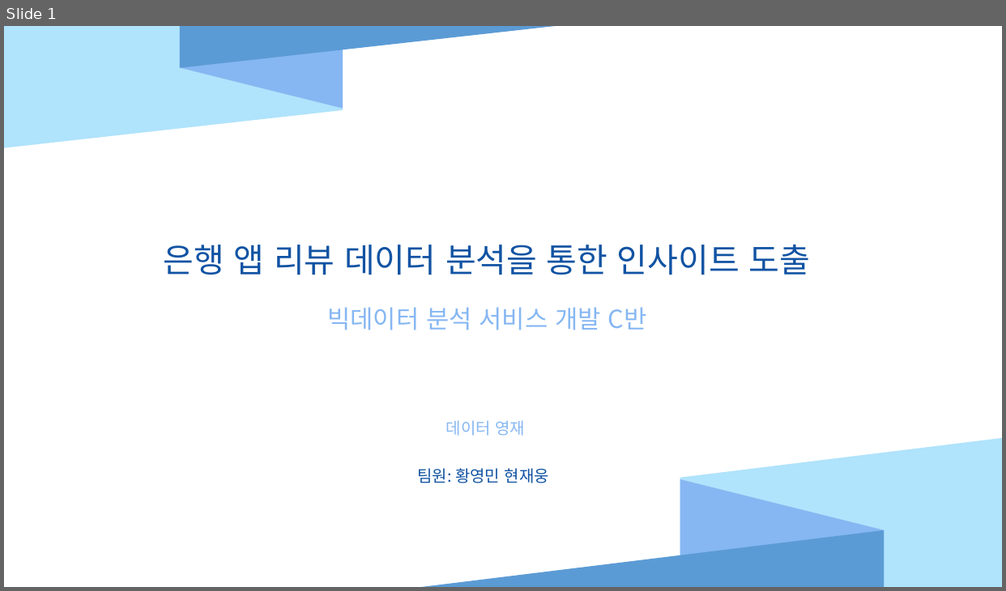
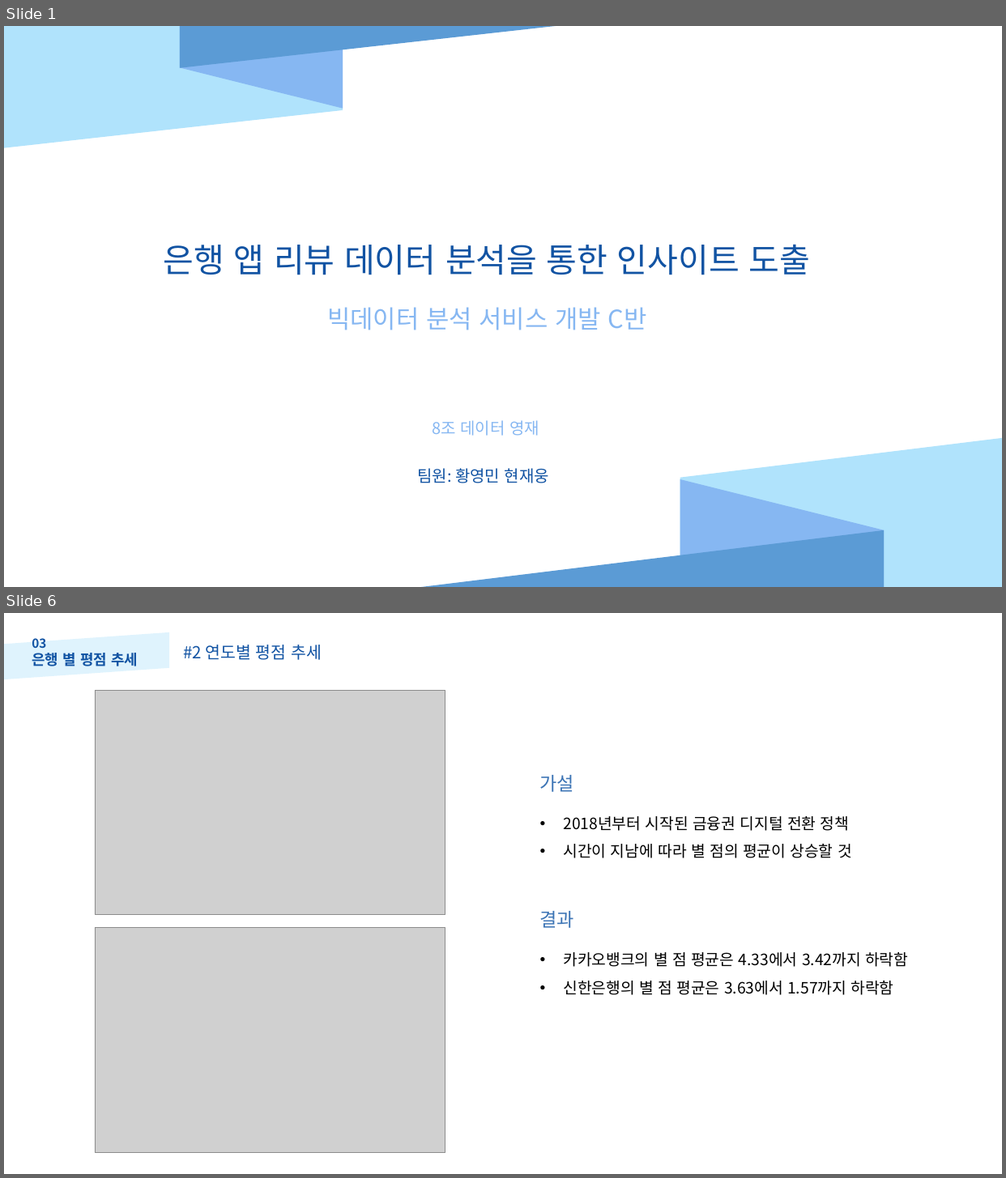
Before and after one commit to Hyun-JaeUng/wordchain, a slide deck: 포르폴리오_데이터영재.pptx. Shown one above the other, each under a label of ours: slide 1 before the commit, slides 1 and 6 after it; the slides between them are not shown. The pictures are 1006x591 and 1006x1178 pixels, drawn with LibreOffice and Linux fonts; fonts in the diff are those of the drawing; grey boxes stand for pictures. Boxes give left, top, right and bottom in pixels: in the first picture for what was removed or moved away, otherwise in the second. Text is boxed around its words. In the diff, an @@ line names an element or a change of style, - is before the commit and + after.

```diff
--- a/포르폴리오_데이터영재.pptx
+++ b/포르폴리오_데이터영재.pptx
@@ slide 6 added at (x1=4, y1=613, x2=1002, y2=1174), background #FFFFFF @@
@@ parallelogram added at (x1=4, y1=632, x2=169, y2=680), fill #B0E3FC at 40% opacity @@
@@ text added at (x1=32, y1=638, x2=138, y2=666), 14 pt, text #1153A3, bold @@
+03
+은행 별 평점 추세
@@ text added at (x1=183, y1=645, x2=322, y2=660), 16 pt, text #1153A3 @@
+#2 연도별 평점 추세
@@ picture added at (x1=96, y1=690, x2=445, y2=915) @@
@@ text added at (x1=540, y1=775, x2=575, y2=792), 18 pt, text #3C74B5 @@
+가설
@@ text added at (x1=563, y1=816, x2=852, y2=858), 15 pt, text #000000 @@
+• 2018년부터 시작된 금융권 디지털 전환 정책
+• 시간이 지남에 따라 별 점의 평균이 상승할 것
@@ picture added at (x1=96, y1=927, x2=445, y2=1152) @@
@@ text added at (x1=540, y1=911, x2=575, y2=928), 18 pt, text #3C74B5 @@
+결과
@@ text added at (x1=563, y1=952, x2=908, y2=995), 15 pt, text #000000 @@
+• 카카오뱅크의 별 점 평균은 4.33에서 3.42까지 하락함
+• 신한은행의 별 점 평균은 3.63에서 1.57까지 하락함
@@ slide 1 changed as well @@
@@ text at (x1=432, y1=420, x2=539, y2=436): text changed @@
-데이터 영재
+8조 데이터 영재
```
Also in this commit, not shown: 2 other slides changed, 15 other slides added, 6 slides removed, 7 other files.
